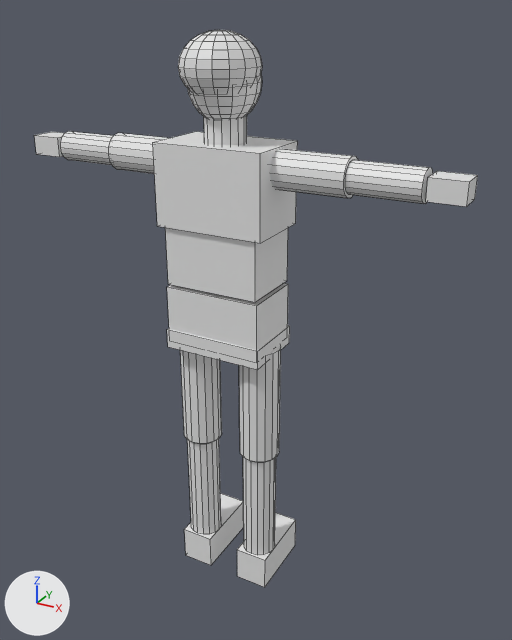
An edit to the Blender file ArtSource/Characters/Thief/thief.blend, drawn before and after from the same camera.
Camera for both pictures: a 50 mm lens placed at (1.048, -1.73, 1.841), pointed at (0.062, 0.064, 0.944). The axes (+X, +Y, +Z) are drawn at lower left. The lights are the same throughout. The older version comes first. Mesh edges are drawn as thin lines.

The first picture shows 'Thief_Mesh'.
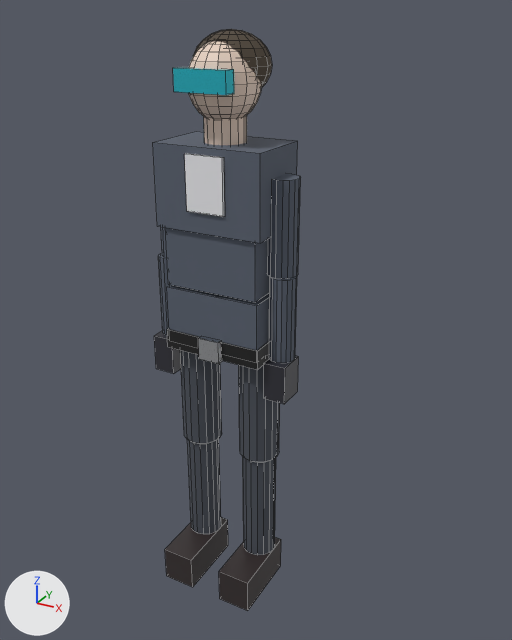
What differs and where, as boxes (x1, y1, x2, y2) in the pictures (512 x 640 px; the box of a moved part takes in the faces that stretch with it):
'Thief_Mesh', recoloured, reshaped (darker, 67% narrower): before (34, 30, 478, 587); after (153, 29, 301, 611)
part 1 of me_куб, added: after (185, 153, 225, 217)
part 2 of me_куб, added: after (198, 336, 222, 364)
part 3 of me_куб, added (cyan): after (173, 67, 234, 95)
part 4 of me_куб, added: after (268, 174, 301, 279)
part 5 of me_куб, added: after (269, 277, 297, 363)
part 6 of me_куб, added: after (264, 356, 298, 404)
part 7 of me_куб, added (mostly hidden): after (161, 227, 167, 258)
part 8 of me_куб, added: after (158, 253, 170, 335)
part 9 of me_куб, added: after (154, 330, 181, 374)
part 10 of me_куб, moved or reshaped: before (237, 513, 296, 587); after (219, 537, 281, 611)
part 11 of me_куб, moved or reshaped: before (184, 493, 244, 565); after (165, 517, 228, 587)
part 12 of me_куб, deleted: before (34, 131, 478, 207)

What changed in the scene script:
```text
Change mat_mat_jacket:
    mat_mat_jacket.base_color: (0.8, 0.8, 0.8) -> (0.1, 0.12, 0.16)  # white #e7e7e7 -> greyish blue #59616f
    mat_mat_jacket.roughness: 0.5 -> 0.8
Change mat_mat_belt:
    mat_mat_belt.base_color: (0.8, 0.8, 0.8) -> (0.02, 0.02, 0.02)  # white #e7e7e7 -> black #272727
    mat_mat_belt.metallic: 0.0 -> 0.2
    mat_mat_belt.roughness: 0.5 -> 0.3
Change mat_mat_hair:
    mat_mat_hair.base_color: (0.8, 0.8, 0.8) -> (0.08, 0.06, 0.04)  # white #e7e7e7 -> brown #504538
    mat_mat_hair.roughness: 0.5 -> 0.85
Change mat_mat_gloves:
    mat_mat_gloves.base_color: (0.8, 0.8, 0.8) -> (0.03, 0.03, 0.04)  # white #e7e7e7 -> dark grey #303038
    mat_mat_gloves.roughness: 0.5 -> 0.4
Change mat_mat_pants:
    mat_mat_pants.base_color: (0.8, 0.8, 0.8) -> (0.07, 0.08, 0.1)  # white #e7e7e7 -> dark grey #4b5059
    mat_mat_pants.roughness: 0.5 -> 0.9
Change mat_mat_boots:
    mat_mat_boots.base_color: (0.8, 0.8, 0.8) -> (0.04, 0.03, 0.03)  # white #e7e7e7 -> dark grey #383030
    mat_mat_boots.metallic: 0.0 -> 0.05
    mat_mat_boots.roughness: 0.5 -> 0.35
Change me_куб:
    remove me_куб.from_pydata(...)  # 708 vertices, 594 faces; spans x -0.69..0.69, y -0.14..0.18, z -1.38..0.41
    add me_куб.from_pydata(...)  # 740 vertices, 618 faces; spans x -0.23..0.23, y -0.18..0.19, z -1.38..0.41
    me_куб part 1: a new loose piece, a box spanning x -0.06..0.06, y -0.117..-0.107, z -0.06..0.1, in mat_mat_shirt (white #ededf1)
    me_куб part 2: a new loose piece, a box spanning x -0.035..0.035, y -0.12..-0.1, z -0.515..-0.445, in mat_mat_buckle (white #e7eaed)
    me_куб part 3: a new loose piece, a box spanning x -0.08..0.08, y -0.125..-0.085, z 0.26..0.32, in mat_mat_visor (cyan #3fe1f3)
    me_куб part 4: a new loose piece, a 16-sided cylinder along z spanning x 0.14..0.23, y -0.045..0.045, z -0.24..0.04, in mat_mat_jacket (greyish blue #59616f)
    me_куб part 5: a new loose piece, a 16-sided cylinder along z spanning x 0.155..0.235, y -0.055..0.025, z -0.5..-0.24, in mat_mat_jacket (greyish blue #59616f)
    me_куб part 6: a new loose piece, a box spanning x 0.165..0.235, y -0.075..0.015, z -0.62..-0.5, in mat_mat_gloves (dark grey #303038)
    me_куб part 7: a new loose piece, a 16-sided cylinder along z spanning x -0.23..-0.14, y -0.045..0.045, z -0.24..0.04, in mat_mat_jacket (greyish blue #59616f)
    me_куб part 8: a new loose piece, a 16-sided cylinder along z spanning x -0.235..-0.155, y -0.055..0.025, z -0.5..-0.24, in mat_mat_jacket (greyish blue #59616f)
    me_куб part 9: a new loose piece, a box spanning x -0.235..-0.165, y -0.075..0.015, z -0.62..-0.5, in mat_mat_gloves (dark grey #303038)
    me_куб part 10: the loose piece of 8 vertices spanning x 0.05..0.16, y -0.06..0.18, z -1.38..-1.26 is moved by (0.0, -0.12, 0.0)
    me_куб part 11: the loose piece of 8 vertices spanning x -0.16..-0.05, y -0.06..0.18, z -1.38..-1.26 is moved by (0.0, -0.12, 0.0)
    me_куб part 12: 6 loose pieces with 144 vertices, spanning x -0.69..0.69, y -0.05..0.05, z 0.01..0.12, are deleted
    other edits to the shape of me_куб do not show in these pictures
    add me_куб.materials.append(mat_mat_shirt)  # white #ededf1
    add me_куб.materials.append(mat_mat_buckle)  # white #e7eaed
    add me_куб.materials.append(mat_mat_backpack)  # brown #766c61
    add me_куб.materials.append(mat_mat_visor)  # cyan #3fe1f3
```
